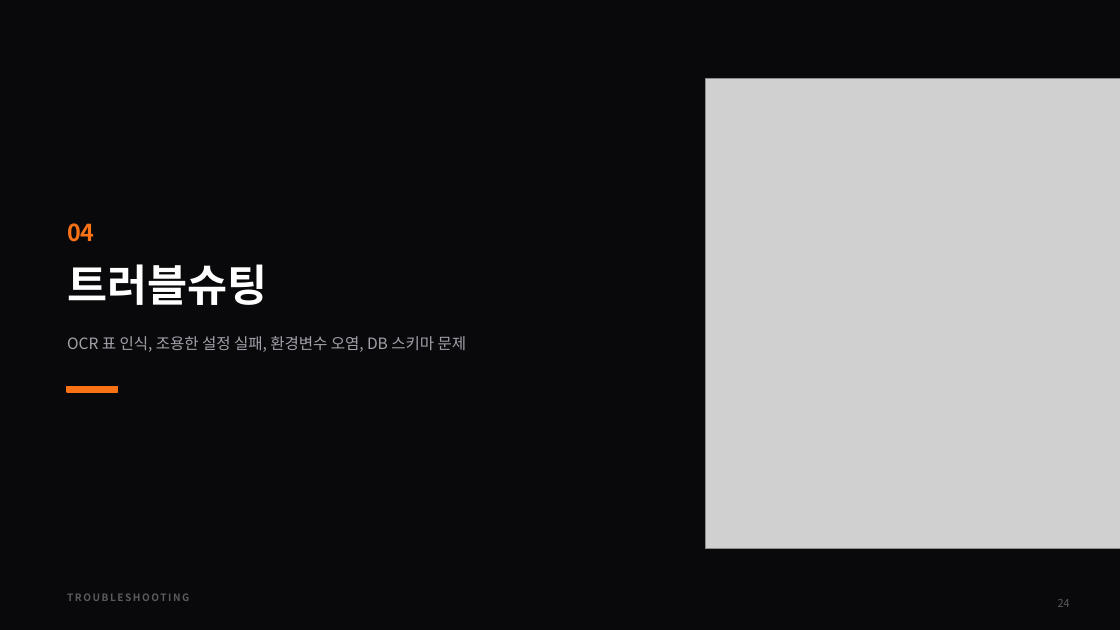
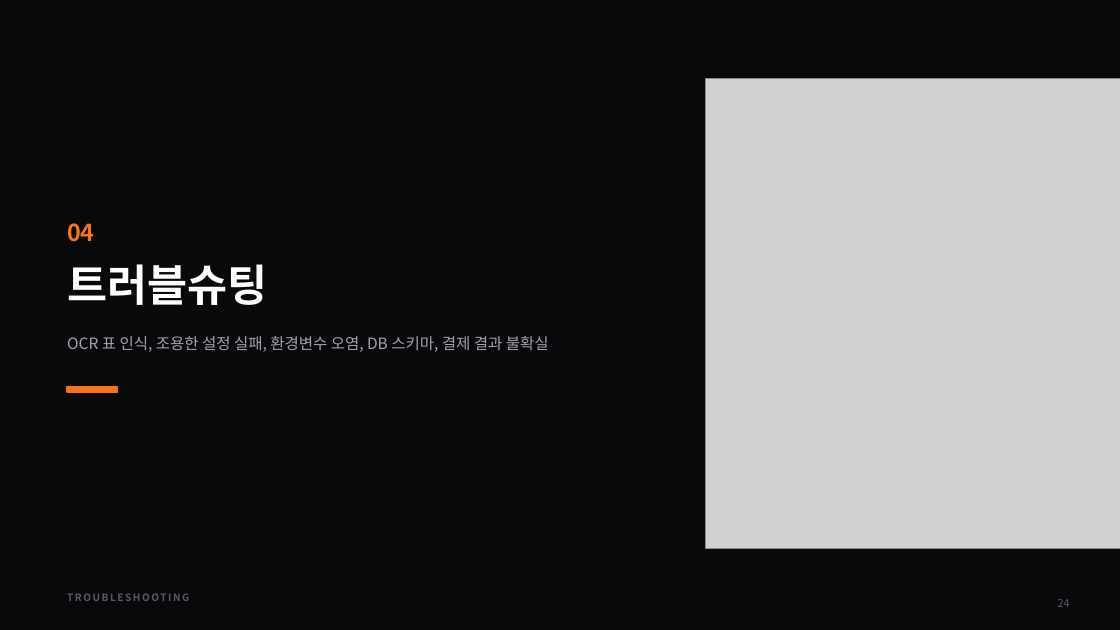
Before and after one commit to chean0830/guard-project, a slide deck: slide 24 of docs/portfolio/ProjectGuard_Portfolio.pptx. Drawn at 1120x630 pixels with LibreOffice and Linux fonts; fonts in the diff are those of the drawing; grey boxes stand for pictures. Boxes give left, top, right and bottom in pixels: in the first picture for what was removed or moved away, otherwise in the second. Text is boxed around its words. In the diff, an @@ line names an element or a change of style, - is before the commit and + after.

```diff
--- a/docs/portfolio/ProjectGuard_Portfolio.pptx
+++ b/docs/portfolio/ProjectGuard_Portfolio.pptx
@@ text at (67,336,549,352): text changed @@
-OCR 표 인식, 조용한 설정 실패, 환경변수 오염, DB 스키마 문제
+OCR 표 인식, 조용한 설정 실패, 환경변수 오염, DB 스키마, 결제 결과 불확실
```
Also in this commit, not shown: 11 other slides changed, 1 slide added, 21 other files.
